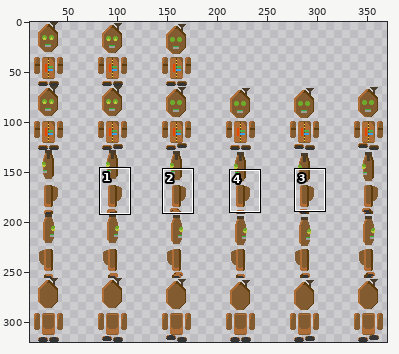
Edited in one commit: pixel-art file (Data/__RAW/actors/player.ase). The picture above shows the old version from afar; the outline marks the close-up.
Close-up. Before the edit:
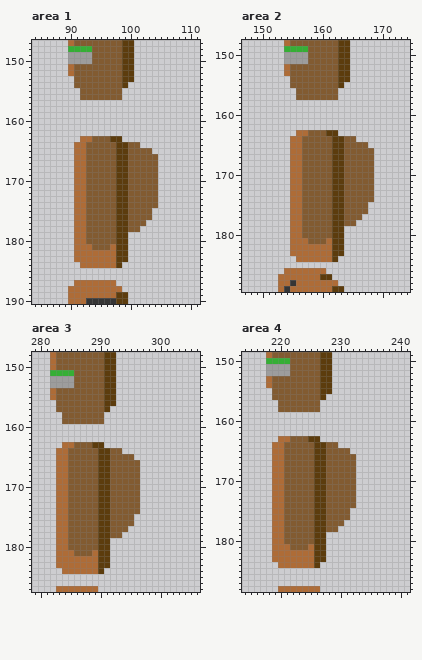
384x320 pixels, 1 frame. Shown: area 1: x 84..111, y 147..190; area 2: x 147..174, y 148..189; area 3: x 279..306, y 148..187; area 4: x 214..241, y 149..188. The wide view leaves out empty margins. The commit also changed other parts of the picture, which this record leaves out.
And afterwards:
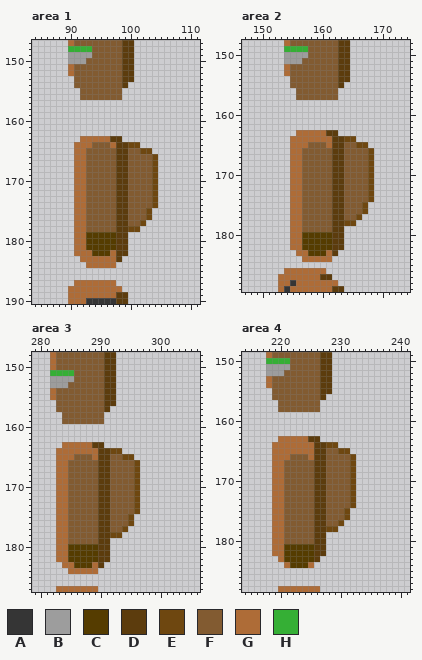
Palette (. is transparent): A #353535  B #9d9d9d  C #553c00  D #5c3c0d  E #6e4710  F #825b31  G #ae6c37  H #35af35
Edits made:
Changed rows in their new state; - is an unchanged pixel.
Area 1:
first column x 93:
150 F
first column x 91:
163 ---GGG--------
164 --G---G--EE---
165 -----------EE-
166 -------------E
167 -------------E
168 -------------E
169 -------------E
170 -------------E
171 -------------E
172 -------------E
173 -------------E
174 -------------E
175 ------------E-
176 ------------E-
177 -----------E--
178 ---------EE---
179 --CCCCC-------
180 --CCCCC-------
181 --CCCCC-------
182 ---CCC--------
183 .-------.-----
184 -.-----.------
Area 2:
first column x 157:
151 F
first column x 155:
163 ---GGG--------
164 --GGGGG--EE---
165 --G---G----EE-
166 -------------E
167 -------------E
168 -------------E
169 -------------E
170 -------------E
171 -------------E
172 -------------E
173 -------------E
174 -------------E
175 ------------E-
176 ------------E-
177 -----------E--
178 ---------EE---
180 --CCCCC-------
181 --CCCCC-------
182 --CCCCC-------
183 .--CCC--.-----
184 -.-----.------
Area 3:
first column x 285:
153 F
first column x 283:
163 ---GGG--------
164 --GGGGG--EE---
165 --G---G----EE-
166 -------------E
167 -------------E
168 -------------E
169 -------------E
170 -------------E
171 -------------E
172 -------------E
173 -------------E
174 -------------E
175 ------------E-
176 ------------E-
177 -----------E--
178 ---------EE---
180 --CCCCC-------
181 --CCCCC-------
182 --CCCCC-------
183 .--CCC--.-----
184 -.-----.------
Area 4:
first column x 221:
152 F
first column x 219:
163 ---GGG--------
164 --GGGGG--EE---
165 --GGGGG----EE-
166 --G---G------E
167 -------------E
168 -------------E
169 -------------E
170 -------------E
171 -------------E
172 -------------E
173 -------------E
174 -------------E
175 ------------E-
176 ------------E-
177 -----------E--
178 ---------EE---
181 --CCCCC-------
182 --CCCCC-------
183 .-CCCCC-.-----
184 -.-CCC-.------
Where, in picture pixels (left, top, right, bottom), the same in both close-ups:
changed: (86, 58, 92, 64)
changed: (74, 136, 158, 268)
changed: (302, 58, 308, 64)
changed: (290, 130, 374, 262)
changed: (68, 382, 74, 388)
changed: (56, 442, 140, 574)
changed: (284, 370, 290, 376)
changed: (272, 436, 356, 568)
